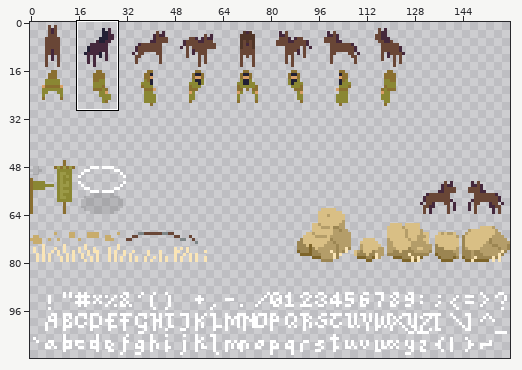
Two versions of one pixel-art file, src/sprites.aseprite. Above, an overview of the earlier version with the close-up marked.
Close-up. Before the commit:
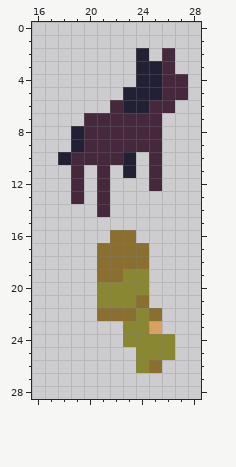
160x112 pixels, 1 frame. Colours within 5 levels of each other are drawn and written as one. Shown: x 16..28, y 0..28. The commit also changed other parts of the picture, which this record leaves out.
And afterwards:
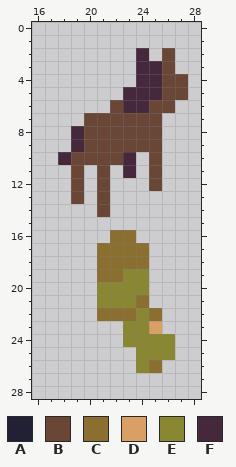
Palette (. is transparent): A #222034  B #694636  C #8a6f30  D #d9a066  E #8a8733  F #45283c
From old to new:
{"y":2,"x":24,"old":"A","new":"F"}
{"y":2,"x":26,"old":"F","new":"B"}
{"y":3,"x":24,"old":"AAF","new":"FFB"}
{"y":4,"x":24,"old":"AAFF","new":"FFBB"}
{"y":5,"x":23,"old":"AAAFF","new":"FFFBB"}
{"y":6,"x":22,"old":"FAAFF","new":"BFFBB"}
{"y":7,"x":20,"old":"FFFFFF","new":"BBBBBB"}
{"y":8,"x":19,"old":"AFFFFFF","new":"FBBBBBB"}
{"y":9,"x":19,"old":"AFFFFFF","new":"FBBBBBB"}
{"y":10,"x":18,"old":"AFFFFA","new":"FBBBBF"}
{"y":10,"x":25,"old":"F","new":"B"}
{"y":11,"x":19,"old":"F","new":"B"}
{"y":11,"x":21,"old":"F","new":"B"}
{"y":11,"x":23,"old":"A","new":"F"}
{"y":11,"x":25,"old":"F","new":"B"}
{"y":12,"x":19,"old":"F","new":"B"}
{"y":12,"x":21,"old":"F","new":"B"}
{"y":12,"x":25,"old":"F","new":"B"}
{"y":13,"x":19,"old":"F","new":"B"}
{"y":13,"x":21,"old":"F","new":"B"}
{"y":14,"x":21,"old":"F","new":"B"}
